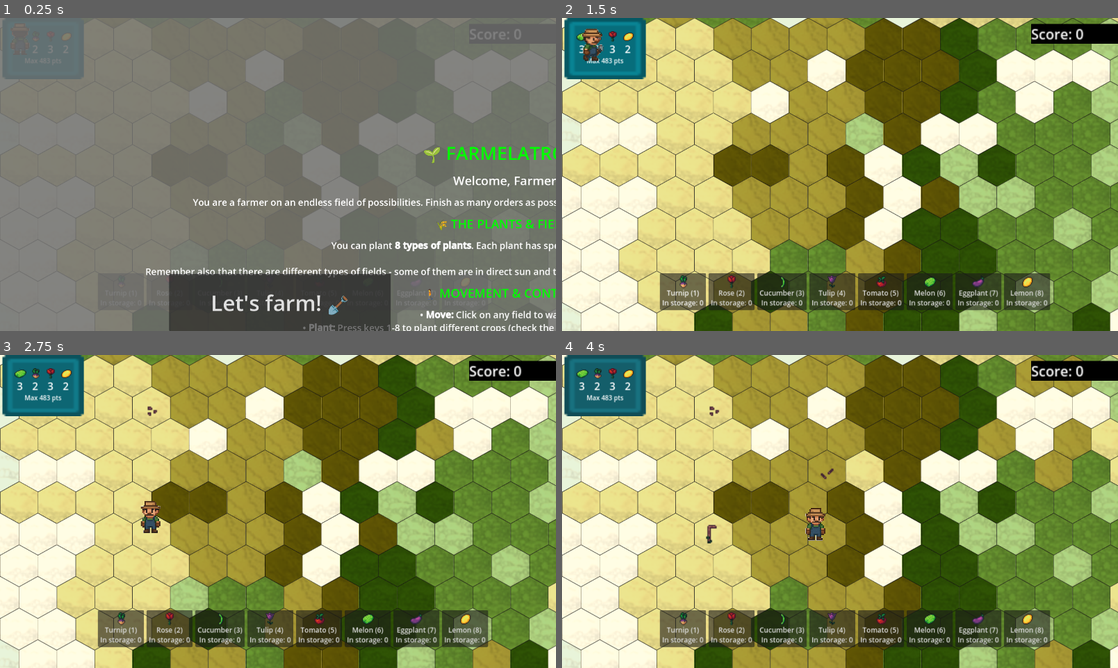
Above: before the commit, frames 1-4 (two rows, left to right).
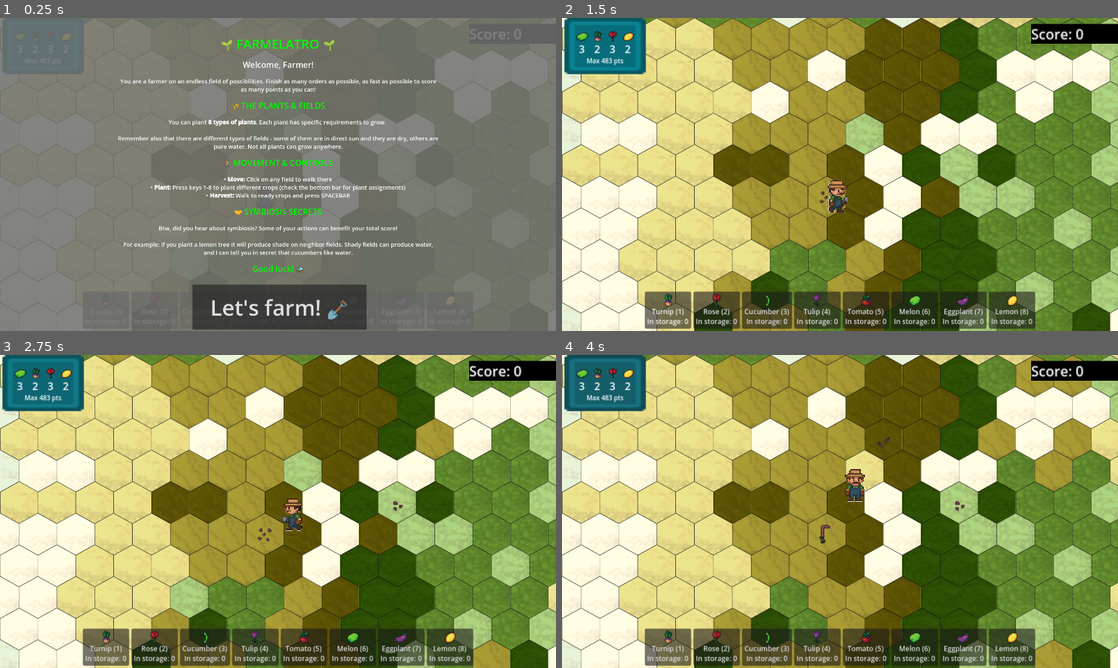
Above: after the commit, the same moments.

Repository: BlueDespero/slavicgamejam2025
Game: Godot game, scene res://main.tscn
Same seed, same stepped clock (60 frames per second), same inputs: the game is played once before the commit and once after it.
Inputs (mouse positions are in pixels of both pictures, inside the frame that each line leads up to):
- Up to frame 1 (0.25 s): no input
- Up to frame 2 (1.5 s): click "Let's farm! 🪏" at 0.5 s; tap Enter at 1.25 s; move the mouse to (962, 158) at 1.27 s; tap 1 at 1.35 s; click (962, 158) at 1.42 s
- Up to frame 3 (2.75 s): tap Space at 1.52, 2.27 s; move the mouse to (166, 527) at 2.02 s; tap 2 at 2.1 s; click (166, 527) at 2.17 s
- Up to frame 4 (4 s): move the mouse to (895, 442) at 2.77 s; tap 3 at 2.85 s; click (895, 442) at 2.92 s; move the mouse to (812, 574) at 3.52 s; tap 4 at 3.6 s; click (812, 574) at 3.67 s; tap Space at 3.77 s

The runs differ from the first frame. In frame 1, 11% of the frame differs, in the area x 0-100%, y 2-100%; in frame 2, 11%; in frame 3, 11%; in frame 4, 11%, in the area x 0-88%, y 0-100%.

Commit message:
Improve start screen

Diff:
--- a/GUI/gui.tscn
+++ b/GUI/gui.tscn
@@ -35,10 +35,9 @@
 anchor_top = 1.0
 anchor_right = 0.5
 anchor_bottom = 1.0
-offset_left = -1100.0
-offset_top = -200.0
-offset_right = 52.0
-offset_bottom = -136.0
+offset_left = -960.0
+offset_top = -136.0
+offset_bottom = -72.0
 grow_horizontal = 2
 grow_vertical = 0
 scale = Vector2(2, 2)
--- a/GUI/order.tscn
+++ b/GUI/order.tscn
@@ -5,7 +5,7 @@
 [ext_resource type="PackedScene" uid="uid://dgv2q742w8cgp" path="res://GUI/ingredient.tscn" id="3_rpiss"]
 
 [node name="Order" type="VBoxContainer"]
-custom_minimum_size = Vector2(128, 96)
+custom_minimum_size = Vector2(128, 76)
 offset_right = 128.0
 offset_bottom = 96.0
 alignment = 1
@@ -17,8 +17,8 @@
 autostart = true
 
 [node name="Background" type="Sprite2D" parent="."]
-position = Vector2(64, 48)
-scale = Vector2(4, 3)
+position = Vector2(64, 44)
+scale = Vector2(4, 2.75)
 texture = ExtResource("2_mlqiw")
 
 [node name="Ingredients" type="HBoxContainer" parent="."]
--- a/main.tscn
+++ b/main.tscn
@@ -34,37 +34,38 @@
 anchor_top = 0.5
 anchor_right = 1.0
 anchor_bottom = 0.5
-offset_top = -549.0
-offset_right = 1578.0
-offset_bottom = 1346.0
+offset_left = 403.0
+offset_top = -512.0
+offset_right = -401.0
+offset_bottom = 375.0
 grow_horizontal = 2
 grow_vertical = 2
 bbcode_enabled = true
-text = "[center][font_size=64][color=green]🌱 FARMELATRO 🌱[/color][/font_size][/center]
+text = "[center][font_size=44][color=green]🌱 FARMELATRO 🌱[/color][/font_size][/center]
 
-[font_size=42]Welcome, Farmer![/font_size]
+[font_size=28]Welcome, Farmer![/font_size]
 
-[font_size=32]You are a farmer on an endless field of possibilities. Finish as many orders as possible, as fast as possible to score as many points as you can![/font_size]
+[font_size=20]You are a farmer on an endless field of possibilities. Finish as many orders as possible, as fast as possible to score as many points as you can![/font_size]
 
-[font_size=42][color=green]🌾 THE PLANTS & FIELDS[/color][/font_size]
+[font_size=28][color=green]🌾 THE PLANTS & FIELDS[/color][/font_size]
 
-[font_size=32]You can plant [b]8 types of plants[/b]. Each plant has specific requirements to grow.
+[font_size=20]You can plant [b]8 types of plants[/b]. Each plant has specific requirements to grow.
 
 Remember also that there are different types of fields - some of them are in direct sun and they are dry, others are pure water. Not all plants can grow anywhere.[/font_size]
 
-[font_size=42][color=green]🚶 MOVEMENT & CONTROLS[/color][/font_size]
+[font_size=28][color=green]🚶 MOVEMENT & CONTROLS[/color][/font_size]
 
-[font_size=32]• [b]Move:[/b] Click on any field to walk there
+[font_size=20]• [b]Move:[/b] Click on any field to walk there
 • [b]Plant:[/b] Press keys 1-8 to plant different crops (check the bottom bar for plant assignments)
 • [b]Harvest:[/b] Walk to ready crops and press SPACEBAR[/font_size]
 
-[font_size=42][color=green]🤝 SYMBIOSIS SECRETS[/color][/font_size]
+[font_size=28][color=green]🤝 SYMBIOSIS SECRETS[/color][/font_size]
 
-[font_size=32]Btw, did you hear about symbiosis? Some of your actions can benefit your total score!
+[font_size=20]Btw, did you hear about symbiosis? Some of your actions can benefit your total score!
 
 For example: if you plant a lemon tree it will produce shade on neighbor fields. Shady fields can produce water, and I can tell you in secret that cucumbers like water.[/font_size]
 
-[center][font_size=42][color=green]Good luck! 🚜[/color][/font_size][/center]
+[center][font_size=28][color=green]Good luck! 🚜[/color][/font_size][/center]
 "
 autowrap_mode = 2
 horizontal_alignment = 1
@@ -77,9 +78,10 @@
 anchor_top = 1.0
 anchor_right = 0.5
 anchor_bottom = 1.0
-offset_left = -376.0
-offset_top = -197.0
-offset_right = 389.0
+offset_left = -296.0
+offset_top = -160.0
+offset_right = 306.0
+offset_bottom = -5.0
 grow_horizontal = 2
 grow_vertical = 0
 theme_override_font_sizes/font_size = 75
--- a/map/map.tscn
+++ b/map/map.tscn
@@ -652,6 +652,6 @@
 script = ExtResource("2_wijl4")
 
 [node name="Player" parent="." node_paths=PackedStringArray("tile_map") instance=ExtResource("3_e0an3")]
-position = Vector2(45, 55)
+position = Vector2(609, 419)
 scale = Vector2(0.17, 0.17)
 tile_map = NodePath("../Terrain")
